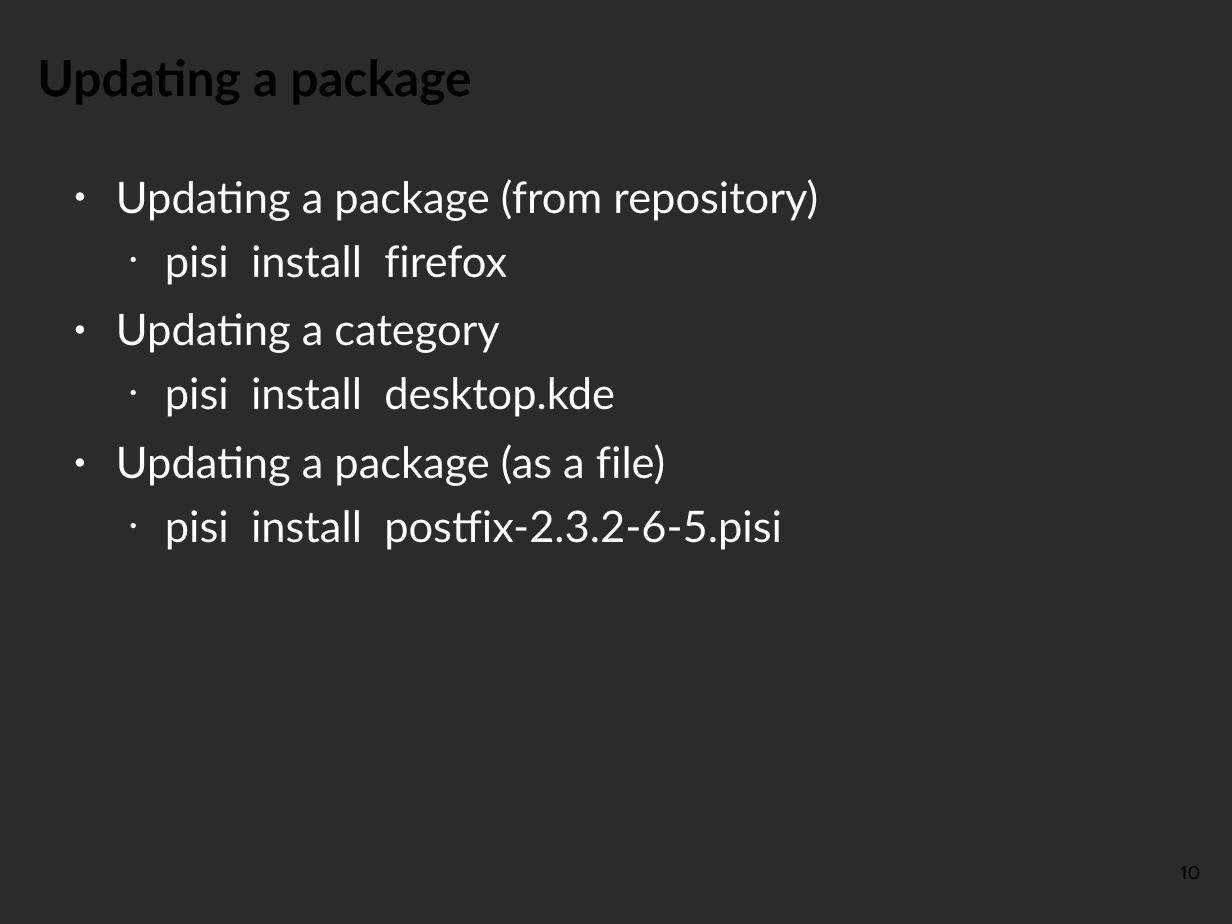
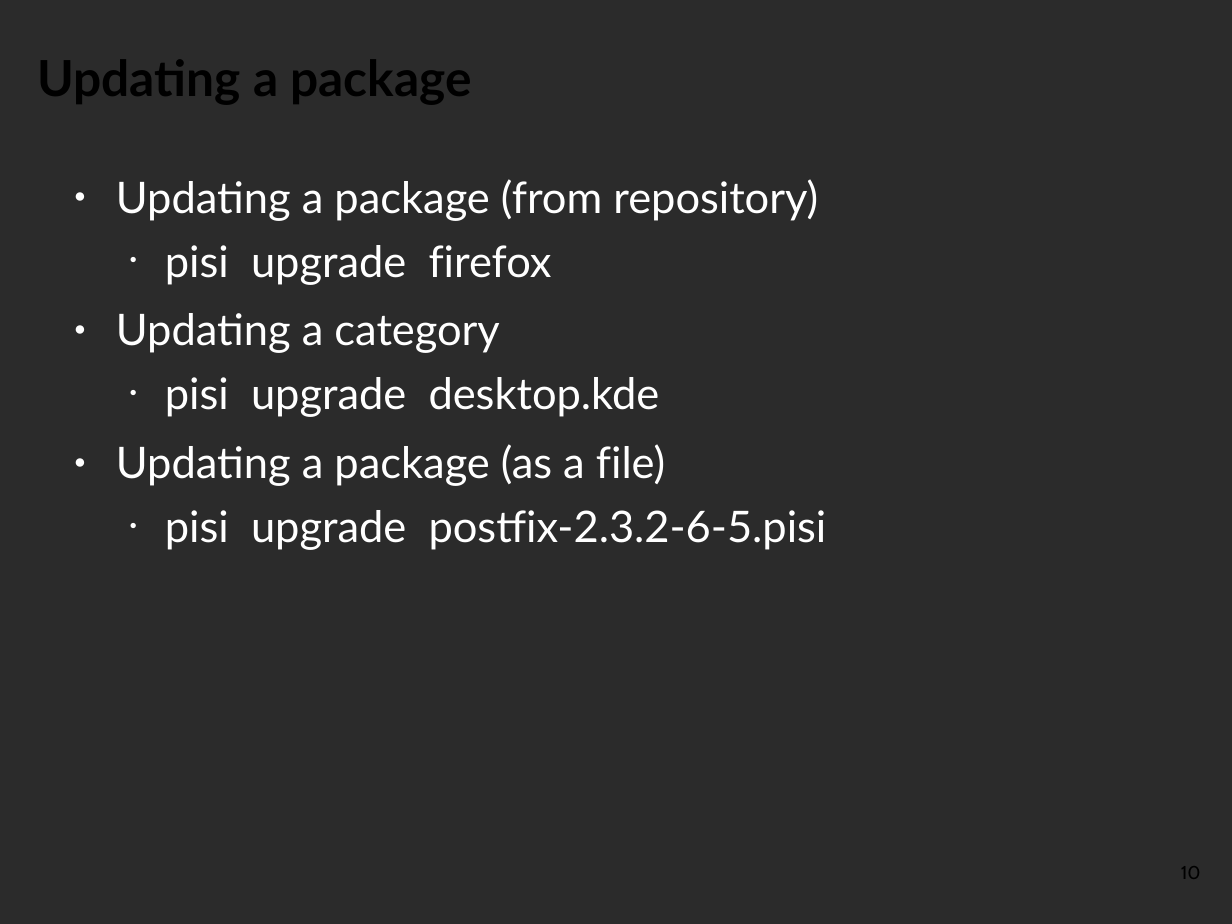
Before and after one commit to pars-linux/uludag, a slide deck: slide 10 of promotion/presentations/PardusGenel/introduction-to-pisi.odp. Drawn at 1232x924 pixels with LibreOffice and Linux fonts; fonts in the diff are those of the drawing; background and template pictures are left out; a plain dark background stands for a picture behind light text. Boxes give left, top, right and bottom in pixels: in the first picture for what was removed or moved away, otherwise in the second. Text is boxed around its words. In the diff, an @@ line names an element or a change of style, - is before the commit and + after.

```diff
--- a/promotion/presentations/PardusGenel/introduction-to-pisi.odp
+++ b/promotion/presentations/PardusGenel/introduction-to-pisi.odp
@@ text at [165, 245, 552, 285]: text changed @@
-  • pisi install firefox
+  • pisi upgrade firefox
@@ text at [165, 377, 660, 417]: text changed @@
-  • pisi install desktop.kde
+  • pisi upgrade desktop.kde
@@ text at [165, 510, 827, 550]: text changed @@
-  • pisi install postfix-2.3.2-6-5.pisi
+  • pisi upgrade postfix-2.3.2-6-5.pisi
```
Also in this commit, not shown: 13 other slides changed, 1 slide added.
